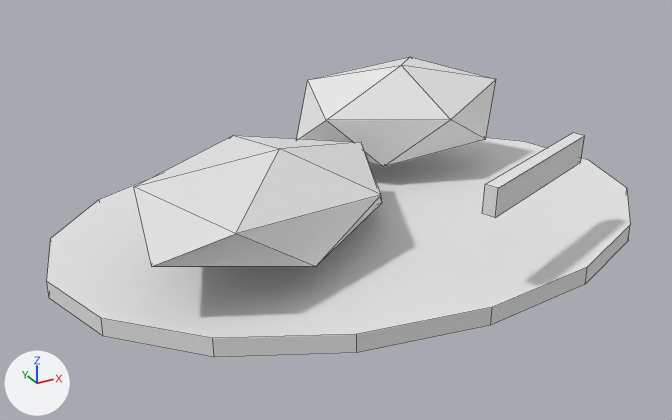
A saved change to the FBX model SourceAssets/Exports/Props/Giants/BloodAxe/CaveApproachMarkers/SM_GIA_BloodAxeCollapsedCaveRemnantCairn_A01/SM_GIA_BloodAxeCollapsedCaveRemnantCairn_A01_LOD2.fbx.
Both versions are drawn from a 50 mm camera at (-180.0, -309.0, 164.0) aimed at (-11.0, -3.0, 11.0). Arrows for +X, +Y and +Z are at lower left; the lights stay in place. The first picture is the older version. Mesh edges are drawn as thin lines.

Before the edit, the objects in view are built like this:
```python
ob_lod2_collapsedcaveremnant_ashmudbase = bpy.data.objects.new('LOD2_CollapsedCaveRemnant_AshMudBase', me_cylinder_034)
ob_lod2_collapsedcaveremnant_ashmudbase.location = (0.0, 0.0, 3.0)
ob_lod2_collapsedcaveremnant_bloodaxecloth_collapsedstrip = bpy.data.objects.new('LOD2_CollapsedCaveRemnant_BloodAxeCloth_CollapsedStrip', me_cube_042)
ob_lod2_collapsedcaveremnant_bloodaxecloth_collapsedstrip.location = (33.4, -70.6, 42.0)
ob_lod2_collapsedcaveremnant_stone_fallenbaseslab = bpy.data.objects.new('LOD2_CollapsedCaveRemnant_Stone_FallenBaseSlab', me_icosphere_065)
ob_lod2_collapsedcaveremnant_stone_fallenbaseslab.location = (-47.2, -18.2, 30.0)
ob_lod2_collapsedcaveremnant_stone_rolledsidemass = bpy.data.objects.new('LOD2_CollapsedCaveRemnant_Stone_RolledSideMass', me_icosphere_066)
ob_lod2_collapsedcaveremnant_stone_rolledsidemass.location = (43.1, 37.8, 34.0)
```
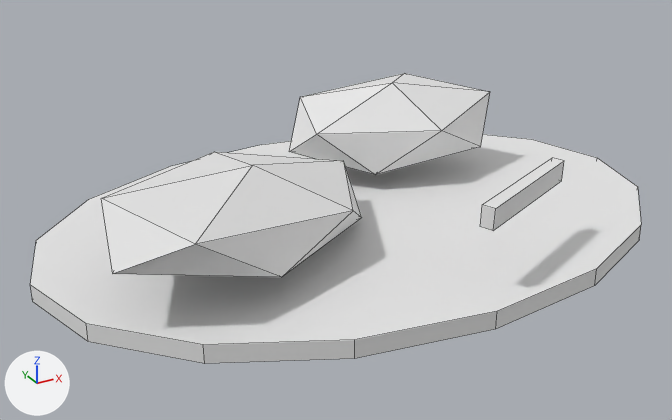
Pixel boxes [x1, y1, x2, y2] of what changed, in the pictures (672 x 420 px):
'LOD2_CollapsedCaveRemnant_AshMudBase', rescaled: before [47, 137, 630, 357]; after [30, 134, 641, 364]
'LOD2_CollapsedCaveRemnant_Stone_FallenBaseSlab', reshaped, moved: before [134, 135, 382, 267]; after [101, 152, 362, 277]
'LOD2_CollapsedCaveRemnant_Stone_RolledSideMass', reshaped, moved (7% shorter): before [297, 57, 496, 167]; after [289, 73, 490, 175]
'LOD2_CollapsedCaveRemnant_BloodAxeCloth_CollapsedStrip', deleted: before [482, 133, 585, 218]
'LOD2_CollapsedCaveRemnant_BloodAxeCloth_OldBuriedStrip', added: after [480, 158, 564, 231]

The change, as a diff of the scene's bpy script:
```diff
--- a/SourceAssets/Exports/Props/Giants/BloodAxe/CaveApproachMarkers/SM_GIA_BloodAxeCollapsedCaveRemnantCairn_A01/SM_GIA_BloodAxeCollapsedCaveRemnantCairn_A01_LOD2.fbx.py
+++ b/SourceAssets/Exports/Props/Giants/BloodAxe/CaveApproachMarkers/SM_GIA_BloodAxeCollapsedCaveRemnantCairn_A01/SM_GIA_BloodAxeCollapsedCaveRemnantCairn_A01_LOD2.fbx.py
@@ me_cylinder_034 @@
-me_cylinder_034.from_pydata(...)  # 32 vertices, 18 faces; spans x -128.0..128.0, y -92.0..92.0, z -4.0..4.0
+me_cylinder_034.from_pydata(...)  # 32 vertices, 18 faces; spans x -134.0..134.0, y -95.0..95.0, z -4.0..4.0
+# me_cylinder_034 part 1: the whole mesh is scaled about its middle by (1.04, 1.03, 1)
 me_cylinder_034.materials.append(mat_m_gia_bloodaxecairnvariants_vertexcolor_a01)
@@ me_icosphere_065 @@
-me_icosphere_065.from_pydata(...)  # 12 vertices, 20 faces; spans x -56.7..56.7, y -44.9..44.9, z -18.4..18.4
-me_icosphere_065.vertices[0].co = (-3.1, 1.6, -18.4)
-me_icosphere_065.vertices[1].co = (53.5, 8.1, -17.0)  # pixel (382, 202)
-me_icosphere_065.vertices[2].co = (-1.9, -39.0, -11.5)  # pixel (315, 266)
-me_icosphere_065.vertices[3].co = (-56.7, -31.2, -1.5)  # pixel (151, 266)
-me_icosphere_065.vertices[4].co = (-35.0, 20.6, -0.8)
-me_icosphere_065.vertices[5].co = (33.1, 44.9, -10.3)
-me_icosphere_065.vertices[6].co = (35.0, -20.6, 0.8)  # pixel (381, 194)
-me_icosphere_065.vertices[7].co = (-33.1, -44.9, 10.3)  # pixel (235, 233)
-me_icosphere_065.vertices[8].co = (-53.5, -8.1, 17.0)  # pixel (133, 186)
-me_icosphere_065.vertices[9].co = (1.9, 39.0, 11.5)  # pixel (233, 135)
-me_icosphere_065.vertices[10].co = (56.7, 31.2, 1.5)  # pixel (361, 142)
-me_icosphere_065.vertices[11].co = (3.1, -1.6, 18.4)  # pixel (279, 148)
+me_icosphere_065.from_pydata(...)  # 12 vertices, 20 faces; spans x -57.6..57.6, y -42.7..42.7, z -17.6..17.6
+# me_icosphere_065 part 2
+me_icosphere_065.vertices[0].co = (-3.2, 1.0, -16.8)
+me_icosphere_065.vertices[1].co = (53.1, 6.5, -17.6)  # pixel (361, 217)
+me_icosphere_065.vertices[2].co = (-3.9, -38.1, -9.3)  # pixel (281, 277)
+me_icosphere_065.vertices[3].co = (-57.6, -29.4, 1.4)  # pixel (112, 273)
+me_icosphere_065.vertices[4].co = (-33.6, 20.5, -0.2)
+me_icosphere_065.vertices[5].co = (34.8, 42.7, -11.9)
+me_icosphere_065.vertices[6].co = (33.6, -20.5, 0.2)  # pixel (353, 210)
+me_icosphere_065.vertices[7].co = (-34.8, -42.7, 11.9)  # pixel (195, 244)
+me_icosphere_065.vertices[8].co = (-53.1, -6.5, 17.6)  # pixel (101, 198)
+me_icosphere_065.vertices[9].co = (3.9, 38.1, 9.3)  # pixel (214, 151)
+me_icosphere_065.vertices[10].co = (57.6, 29.4, -1.4)  # pixel (343, 160)
+me_icosphere_065.vertices[11].co = (3.2, -1.0, 16.8)  # pixel (252, 165)
 me_icosphere_065.materials.append(mat_m_gia_bloodaxecairnvariants_vertexcolor_a01)
@@ me_icosphere_066 @@
-me_icosphere_066.from_pydata(...)  # 12 vertices, 20 faces; spans x -45.0..45.0, y -32.3..32.3, z -22.6..22.6
-me_icosphere_066.vertices[0].co = (2.2, 5.7, -22.6)
-me_icosphere_066.vertices[1].co = (34.3, -22.9, -13.2)  # pixel (485, 139)
-me_icosphere_066.vertices[2].co = (-19.5, -20.1, -17.8)  # pixel (383, 166)
-me_icosphere_066.vertices[3].co = (-45.0, 14.0, -11.8)
-me_icosphere_066.vertices[4].co = (-7.0, 32.3, -3.4)
-me_icosphere_066.vertices[5].co = (42.1, 9.4, -4.3)
-me_icosphere_066.vertices[6].co = (7.0, -32.3, 3.4)  # pixel (450, 119)
-me_icosphere_066.vertices[7].co = (-42.1, -9.4, 4.3)  # pixel (326, 120)
-me_icosphere_066.vertices[8].co = (-34.3, 22.9, 13.2)  # pixel (307, 79)
-me_icosphere_066.vertices[9].co = (19.5, 20.1, 17.8)  # pixel (410, 56)
-me_icosphere_066.vertices[10].co = (45.0, -14.0, 11.8)  # pixel (496, 79)
-me_icosphere_066.vertices[11].co = (-2.2, -5.7, 22.6)  # pixel (401, 65)
+me_icosphere_066.from_pydata(...)  # 12 vertices, 20 faces; spans x -44.8..44.8, y -30.7..30.7, z -19.7..19.7
+# me_icosphere_066 part 3
+me_icosphere_066.vertices[0].co = (2.2, 4.1, -19.7)
+me_icosphere_066.vertices[1].co = (34.0, -23.6, -10.5)  # pixel (480, 146)
+me_icosphere_066.vertices[2].co = (-19.6, -19.4, -15.6)  # pixel (375, 174)
+me_icosphere_066.vertices[3].co = (-44.8, 14.1, -11.3)  # pixel (289, 151)
+me_icosphere_066.vertices[4].co = (-6.8, 30.7, -3.6)
+me_icosphere_066.vertices[5].co = (41.9, 7.4, -3.1)
+me_icosphere_066.vertices[6].co = (6.8, -30.7, 3.6)  # pixel (441, 130)
+me_icosphere_066.vertices[7].co = (-41.9, -7.4, 3.1)  # pixel (316, 134)
+me_icosphere_066.vertices[8].co = (-34.0, 23.6, 10.5)  # pixel (300, 96)
+me_icosphere_066.vertices[9].co = (19.6, 19.4, 15.6)  # pixel (404, 73)
+me_icosphere_066.vertices[10].co = (44.8, -14.1, 11.3)  # pixel (490, 91)
+me_icosphere_066.vertices[11].co = (-2.2, -4.1, 19.7)  # pixel (392, 82)
 me_icosphere_066.materials.append(mat_m_gia_bloodaxecairnvariants_vertexcolor_a01)
@@ me_cube_044 @@
+me_cube_044.from_pydata([(-24.3, -13.9, -4.2), (-24.2, -14.2, 4.0), (-26.4, -9.4, -4.0), (-26.3, -9.6, 4.2), (26.3, 9.6, -4.2), (26.4, 9.4, 4.0), (24.2, 14.2, -4.0), (24.3, 13.9, 4.2)], [], [(0, 1, 3, 2), (2, 3, 7, 6), (6, 7, 5, 4), (4, 5, 1, 0), (2, 6, 4, 0), (7, 3, 1, 5)])
+me_cube_044.materials.append(mat_m_gia_bloodaxecairnvariants_vertexcolor_a01)  # white #e7e7e7
@@ ob_lod2_collapsedcaveremnant_stone_fallenbaseslab @@
 ob_lod2_collapsedcaveremnant_stone_fallenbaseslab = bpy.data.objects.new('LOD2_CollapsedCaveRemnant_Stone_FallenBaseSlab', me_icosphere_065)
-ob_lod2_collapsedcaveremnant_stone_fallenbaseslab.location = (-47.2, -18.2, 30.0)
+ob_lod2_collapsedcaveremnant_stone_fallenbaseslab.location = (-59.0, -20.7, 28.0)
@@ ob_lod2_collapsedcaveremnant_stone_rolledsidemass @@
 ob_lod2_collapsedcaveremnant_stone_rolledsidemass = bpy.data.objects.new('LOD2_CollapsedCaveRemnant_Stone_RolledSideMass', me_icosphere_066)
-ob_lod2_collapsedcaveremnant_stone_rolledsidemass.location = (43.1, 37.8, 34.0)
+ob_lod2_collapsedcaveremnant_stone_rolledsidemass.location = (37.6, 34.6, 30.0)
@@ ob_lod2_collapsedcaveremnant_bloodaxecloth_collapsedstrip @@
-ob_lod2_collapsedcaveremnant_bloodaxecloth_collapsedstrip = bpy.data.objects.new('LOD2_CollapsedCaveRemnant_BloodAxeCloth_CollapsedStrip', me_cube_042)
@@ ob_lod2_collapsedcaveremnant_bloodaxecloth_oldburiedstrip @@
+ob_lod2_collapsedcaveremnant_bloodaxecloth_oldburiedstrip = bpy.data.objects.new('LOD2_CollapsedCaveRemnant_BloodAxeCloth_OldBuriedStrip', me_cube_044)
+ob_lod2_collapsedcaveremnant_bloodaxecloth_oldburiedstrip.location = (27.5, -71.8, 36.0)
```
